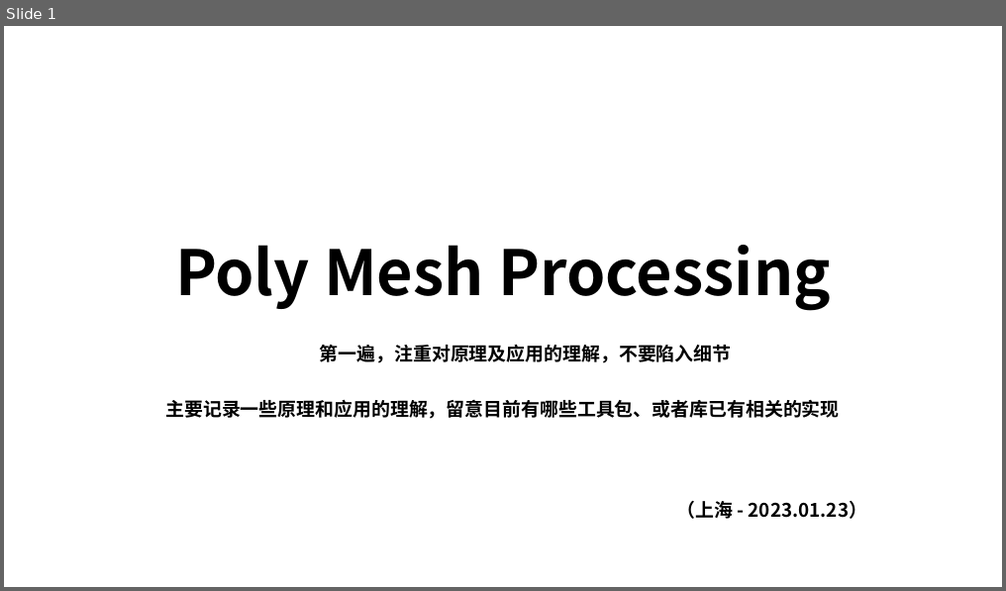
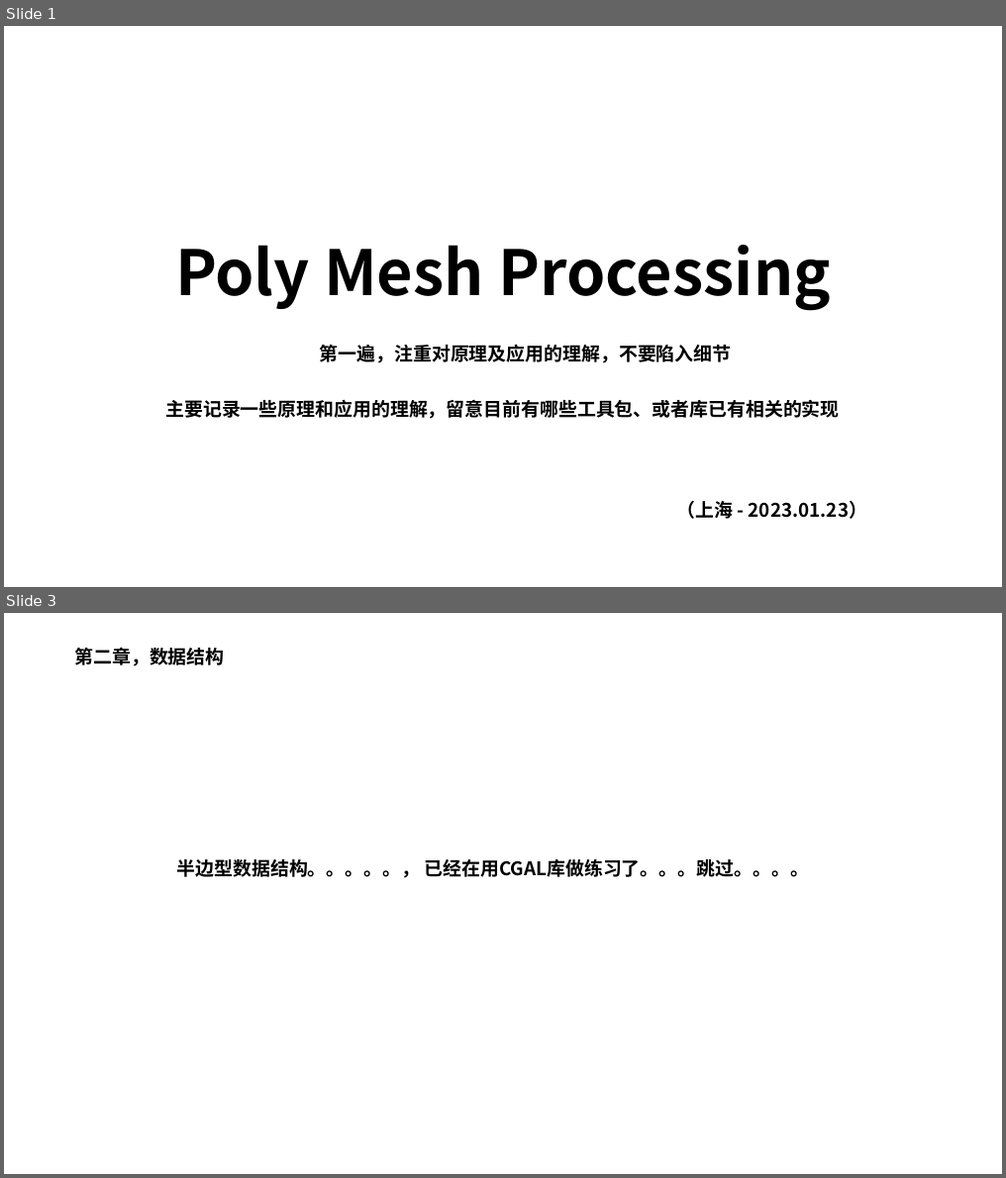
Before and after one commit to pczpcz/GAME102Learning, a slide deck: note/01 geometry algorithm/poly_mesh_processing.pptx. Shown one above the other, each under a label of ours: slide 1 before the commit, slides 1 and 3 after it; the slides between them are not shown. The pictures are 1006x591 and 1006x1178 pixels, drawn with LibreOffice and Linux fonts; fonts in the diff are those of the drawing. Boxes give left, top, right and bottom in pixels: in the first picture for what was removed or moved away, otherwise in the second. Text is boxed around its words. In the diff, an @@ line names an element or a change of style, - is before the commit and + after.

```diff
--- a/note/01 geometry algorithm/poly_mesh_processing.pptx
+++ b/note/01 geometry algorithm/poly_mesh_processing.pptx
@@ slide 3 added at (4, 613, 1002, 1174), background #FFFFFF @@
@@ text added at (74, 648, 224, 666), 18 pt, text #000000, bold @@
+第二章，数据结构
@@ text added at (177, 860, 809, 878), 18 pt, text #000000, bold @@
+半边型数据结构。。。。。， 已经在用CGAL库做练习了。。。跳过。。。。
```
Also in this commit, not shown: 6 other slides added, 1 slide removed.
